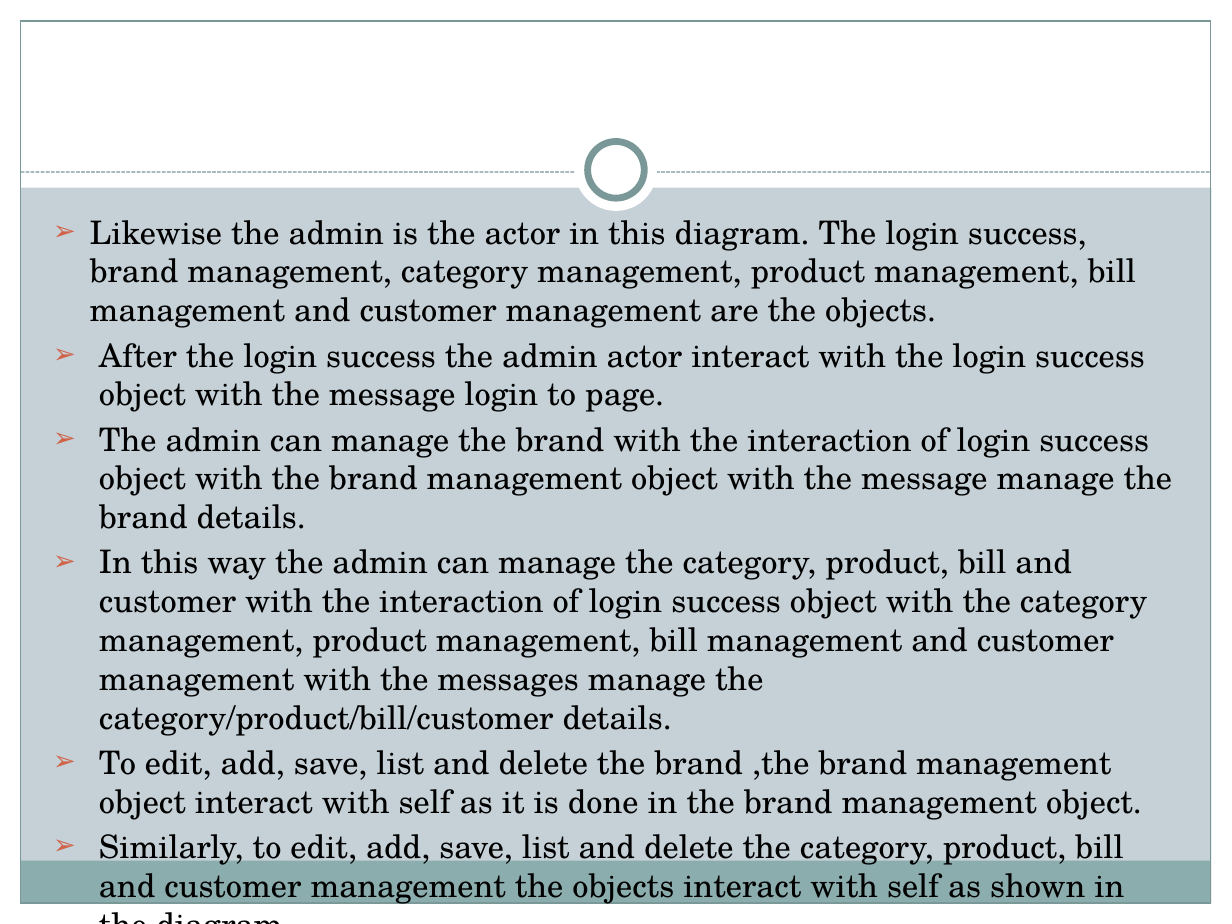
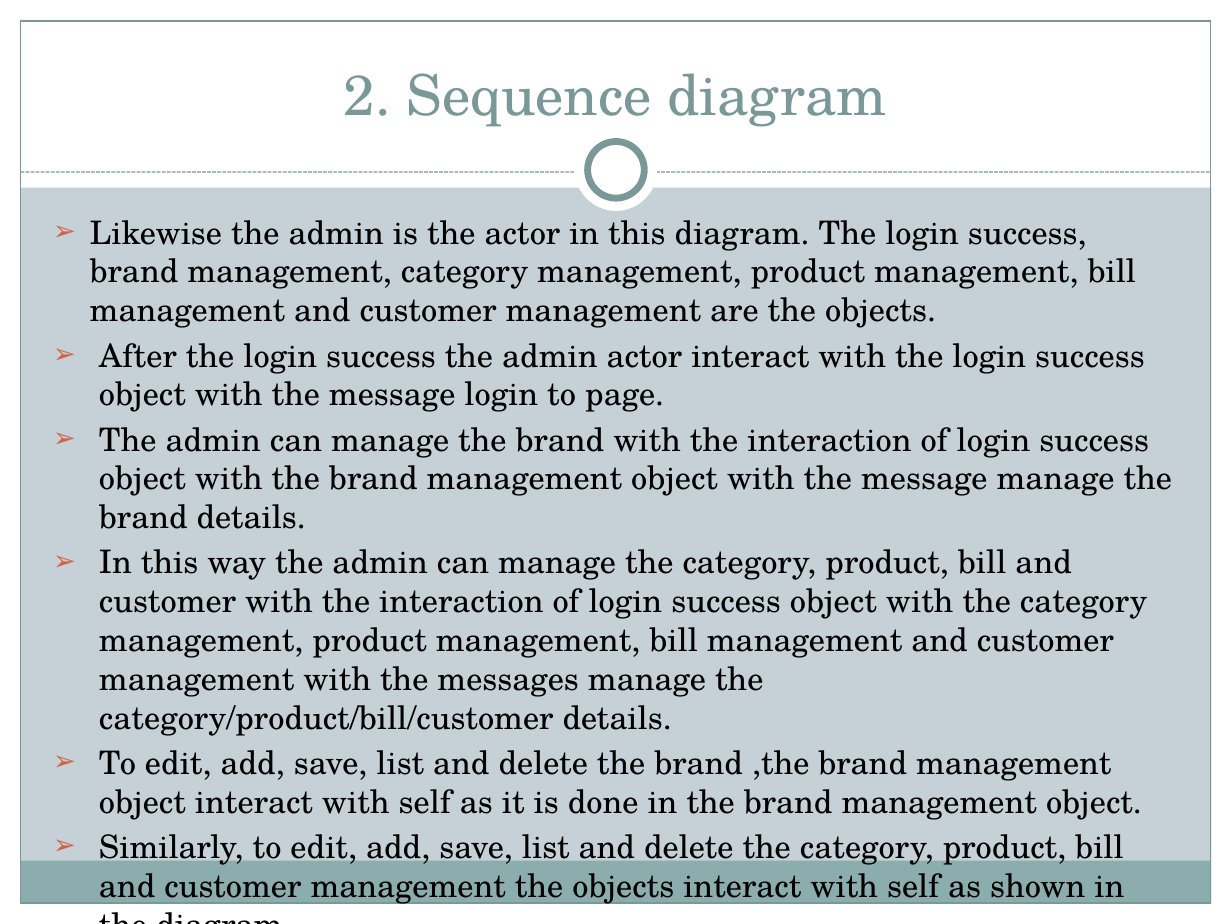
Before and after one commit to mandiratamang/SMS, a slide deck: slide 44 of implementation/pp of sms.pptx. Drawn at 1232x924 pixels with LibreOffice and Linux fonts; fonts in the diff are those of the drawing. Boxes give left, top, right and bottom in pixels: in the first picture for what was removed or moved away, otherwise in the second. Text is boxed around its words. In the diff, an @@ line names an element or a change of style, - is before the commit and + after.

```diff
--- a/implementation/pp of sms.pptx
+++ b/implementation/pp of sms.pptx
@@ title added at (344,73,887,127), 33 pt, text #7C999A @@
+2. Sequence diagram
```
Also in this commit, not shown: 17 other slides changed, 12 slides added, 12 slides removed, 8 other files.
